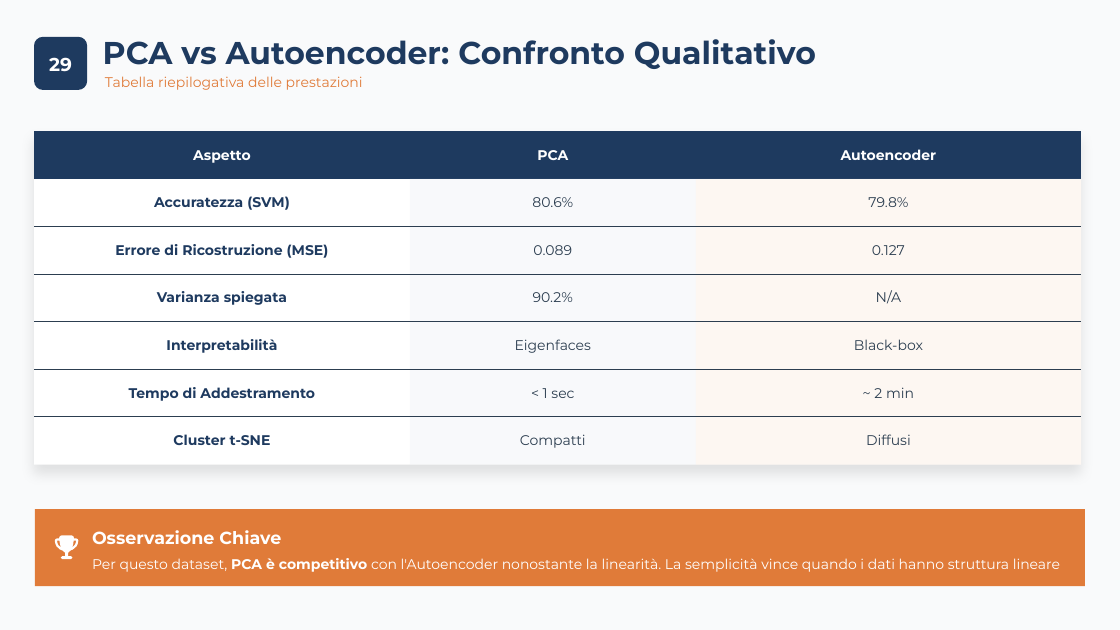
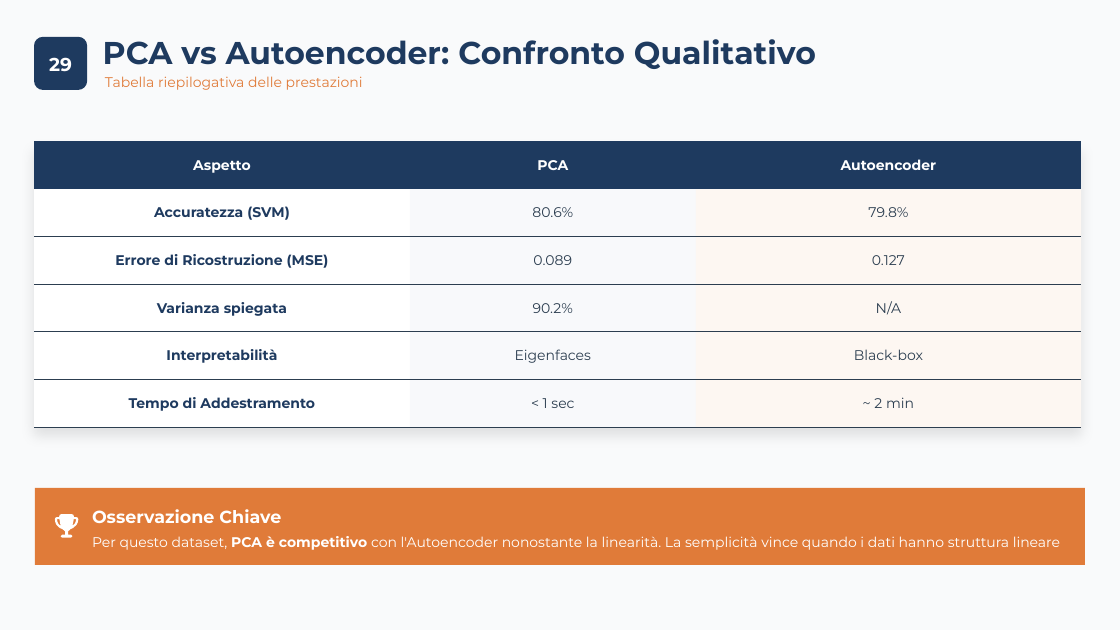
Before and after one commit to carrieroroberto/face-recognition-dimensionality-reduction, a slide deck: slide 31 of results/presentation/Carriero, Leone - Analisi Comparativa per Riduzione Dimensionale, Approccio Lineare e Non-Lineare per Riconoscimento e Verifica Facciale.pptx. Drawn at 1120x630 pixels with LibreOffice and Linux fonts; fonts in the diff are those of the drawing. Boxes give left, top, right and bottom in pixels: in the first picture for what was removed or moved away, otherwise in the second. Text is boxed around its words. In the diff, an @@ line names an element or a change of style, - is before the commit and + after.

```diff
--- a/results/presentation/Carriero, Leone - Analisi Comparativa per Riduzione Dimensionale, Approccio Lineare e Non-Lineare per Riconoscimento e Verifica Facciale.pptx
+++ b/results/presentation/Carriero, Leone - Analisi Comparativa per Riduzione Dimensionale, Approccio Lineare e Non-Lineare per Riconoscimento e Verifica Facciale.pptx
@@ table at (34,141,1081,427) @@
-row 7: Cluster t-SNE | Compatti | Diffusi
@@ table: place and size @@
-table at (34,131,1081,465)
+table at (34,141,1081,427)
@@ freeform shape: place and size @@
-freeform shape at (34,131,1082,465)
+freeform shape at (34,141,1082,427)
@@ 2 texts, 2 freeform shapes: place and size @@
-2 texts, 2 freeform shapes at (35,509,1086,586)
+2 texts, 2 freeform shapes at (35,488,1086,565)
```
Also in this commit, not shown: 19 other slides changed, 2 other files.
